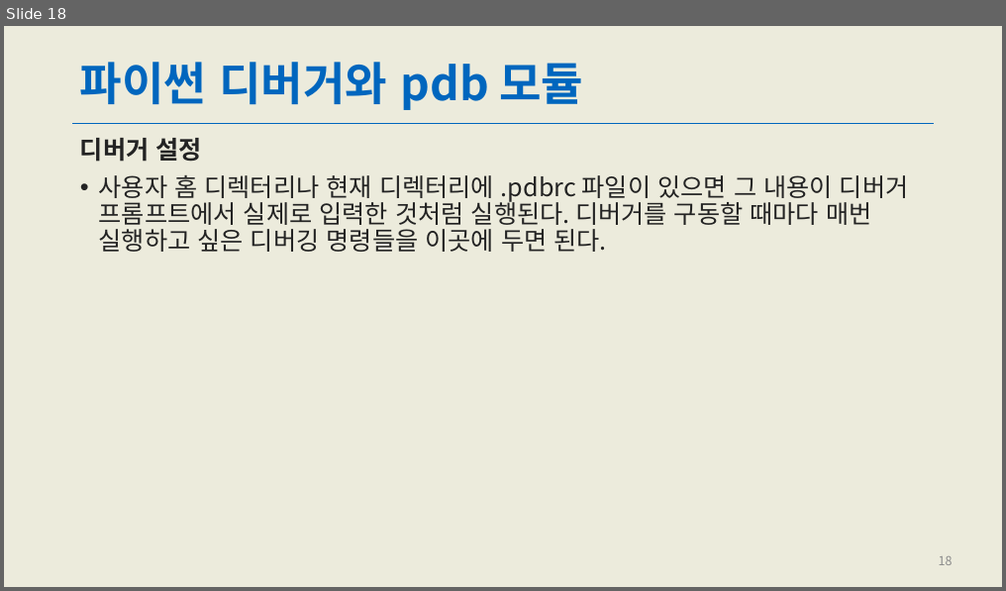
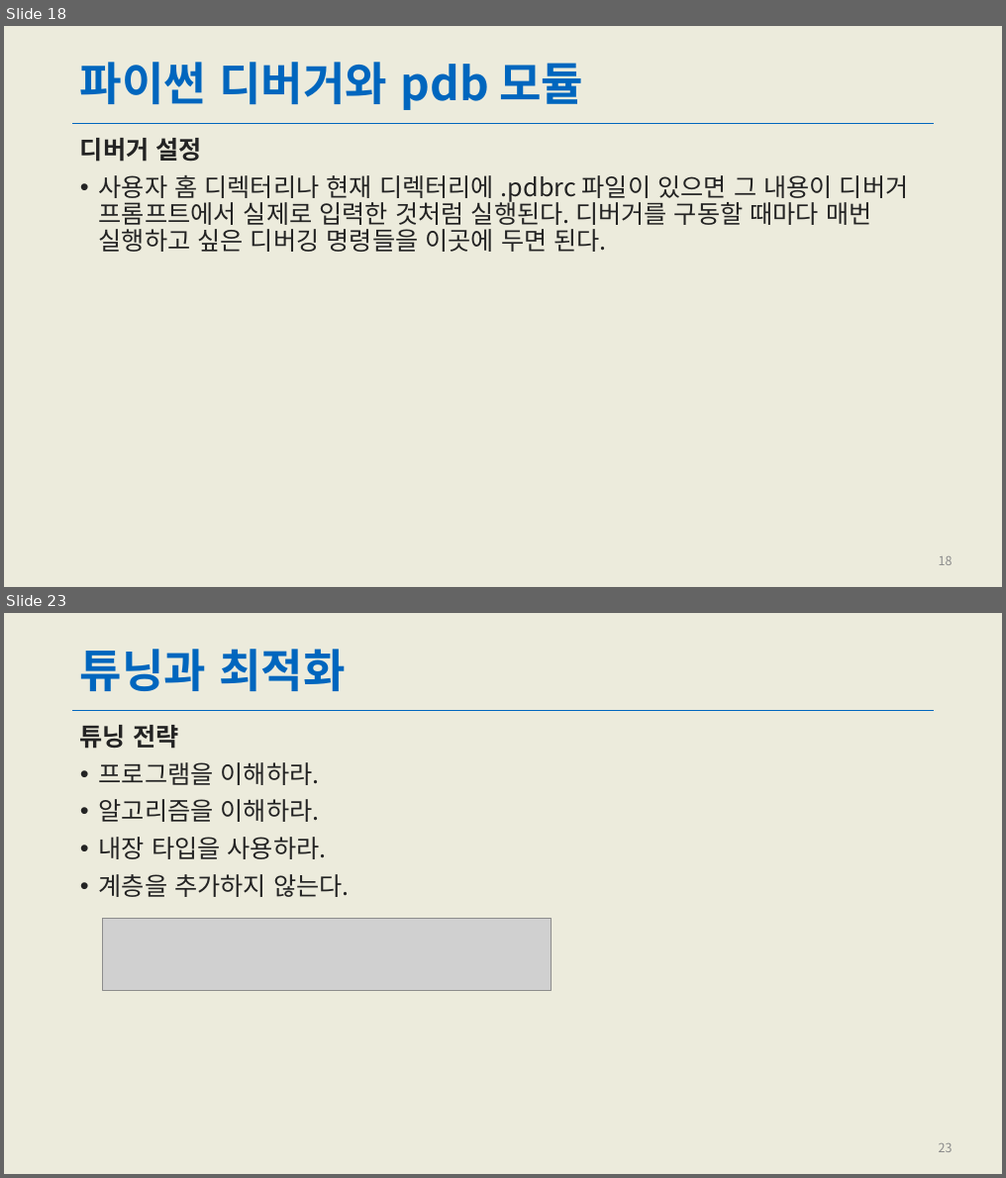
Before and after one commit to kai1945/PythonBasicStudy, a slide deck: PPT/Ch11_테스트,디버깅,프로파일링과 튜닝.pptx. Shown one above the other, each under a label of ours: slide 18 before the commit, slides 18 and 23 after it; the slides between them are not shown. The pictures are 1006x591 and 1006x1178 pixels, drawn with LibreOffice and Linux fonts; fonts in the diff are those of the drawing; grey boxes stand for pictures. Boxes give left, top, right and bottom in pixels: in the first picture for what was removed or moved away, otherwise in the second. Text is boxed around its words. In the diff, an @@ line names an element or a change of style, - is before the commit and + after.

```diff
--- a/PPT/Ch11_테스트,디버깅,프로파일링과 튜닝.pptx
+++ b/PPT/Ch11_테스트,디버깅,프로파일링과 튜닝.pptx
@@ slide 23 added at [4, 613, 1002, 1174], background #ECEBDC; not listed: 1 template element that a slide beside it also shows @@
@@ title added at [80, 649, 345, 691], 44 pt, text #0066BE, bold @@
+튜닝과 최적화
@@ text added at [80, 725, 350, 897], 24 pt, text #232323 @@
+튜닝 전략
+• 프로그램을 이해하라.
+• 알고리즘을 이해하라.
+• 내장 타입을 사용하라.
+• 계층을 추가하지 않는다.
@@ picture added at [103, 919, 551, 991] @@
@@ page number added at [939, 1144, 952, 1153], 12 pt, text #8C8C8C @@
+23
```
Also in this commit, not shown: 2 slides changed, 5 other slides added, 2 slides removed.
